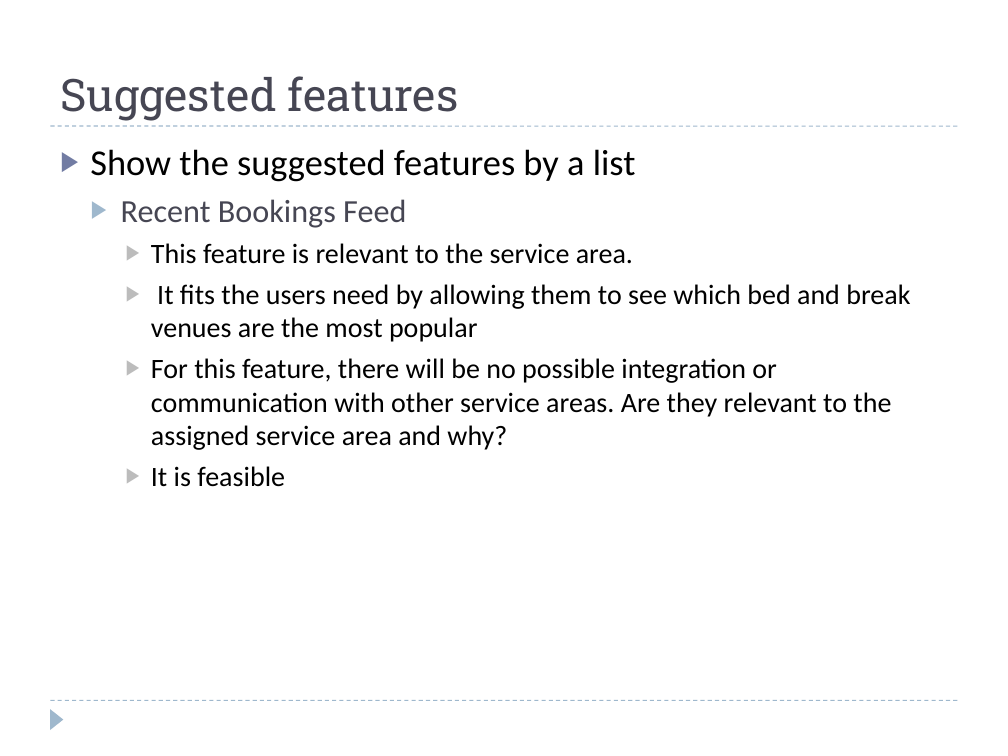
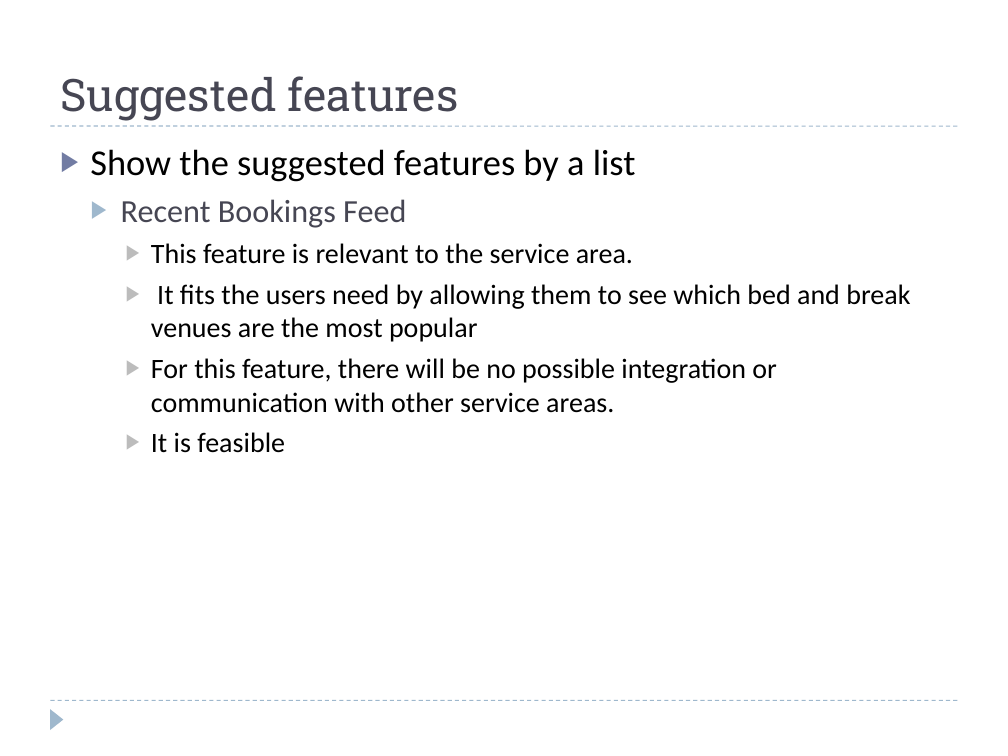
Before and after one commit to Lanzaa/CS160-2012, a slide deck: slide 7 of M1-B/group2M1PartB.ppt. Drawn at 1008x756 pixels with LibreOffice and Linux fonts; fonts in the diff are those of the drawing. Boxes give left, top, right and bottom in pixels: in the first picture for what was removed or moved away, otherwise in the second. Text is boxed around its words. In the diff, an @@ line names an element or a change of style, - is before the commit and + after.

Commit message:
minor changes

```diff
--- a/M1-B/group2M1PartB.ppt
+++ b/M1-B/group2M1PartB.ppt
@@ text at bbox=[151, 358, 777, 413]: text changed @@
-    ▶ For this feature, there will be no possible integration or communication with other service areas. Are they relevant to the assigned service area and why?
+    ▶ For this feature, there will be no possible integration or communication with other service areas.
```
Also in this commit, not shown: 1 other slide changed.
